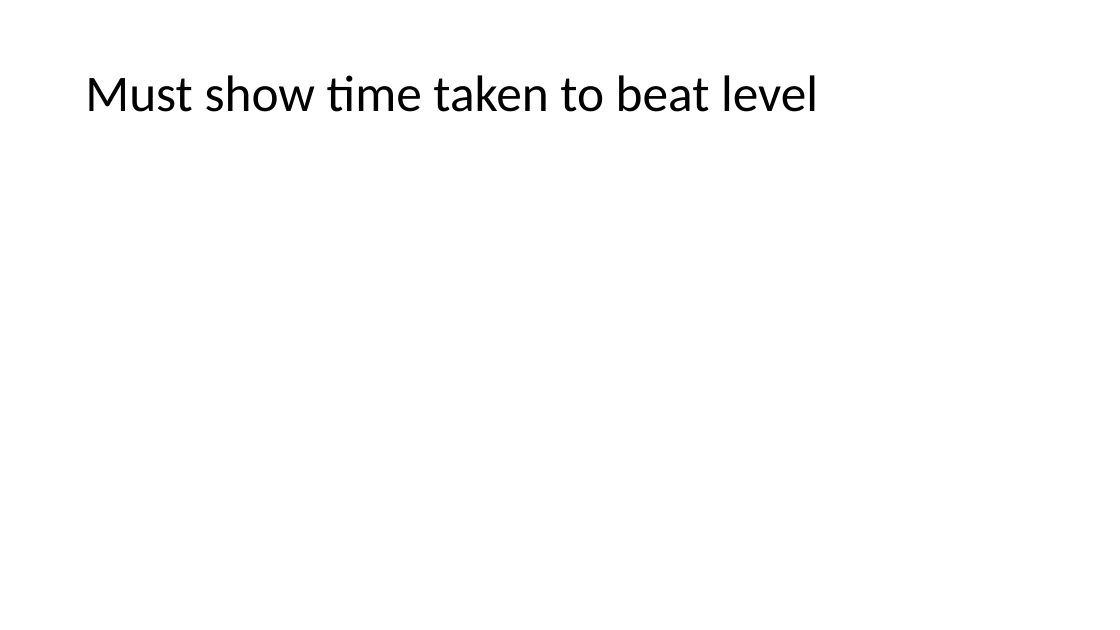
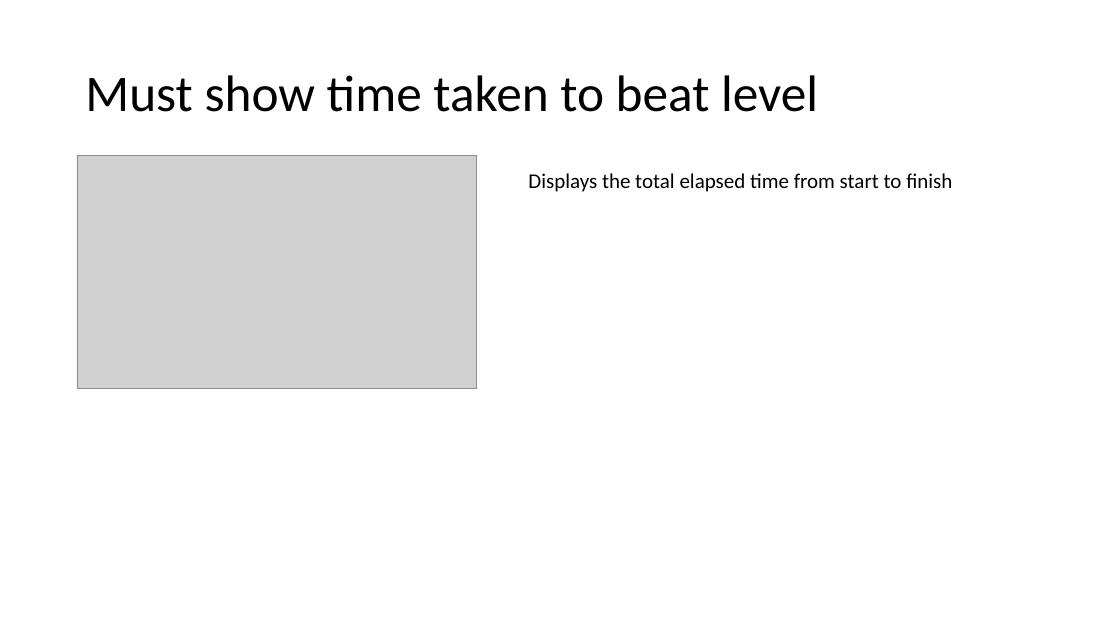
Before and after one commit to KeaganErasmus/BCDE222-C-, a slide deck: slide 24 of Presentation.pptx (slide 23 before the commit). Drawn at 1120x630 pixels with LibreOffice and Linux fonts; fonts in the diff are those of the drawing; grey boxes stand for pictures. Boxes give left, top, right and bottom in pixels: in the first picture for what was removed or moved away, otherwise in the second. Text is boxed around its words. In the diff, an @@ line names an element or a change of style, - is before the commit and + after.

```diff
--- a/Presentation.pptx
+++ b/Presentation.pptx
@@ picture added at bbox=[77, 155, 476, 389] @@
@@ text added at bbox=[528, 173, 952, 192], 18 pt, text #000000 @@
+Displays the total elapsed time from start to finish
```
Also in this commit, not shown: 11 other slides changed, 3 slides added, 1 slide removed, 19 other files.
